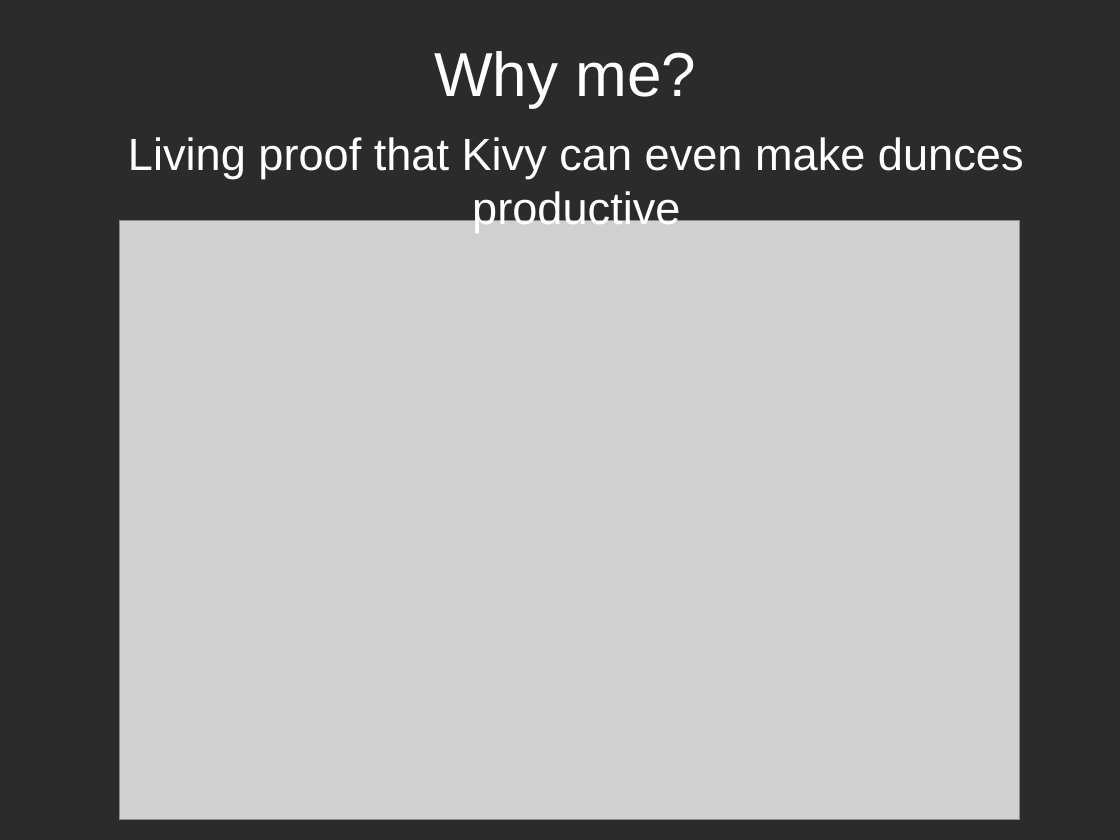
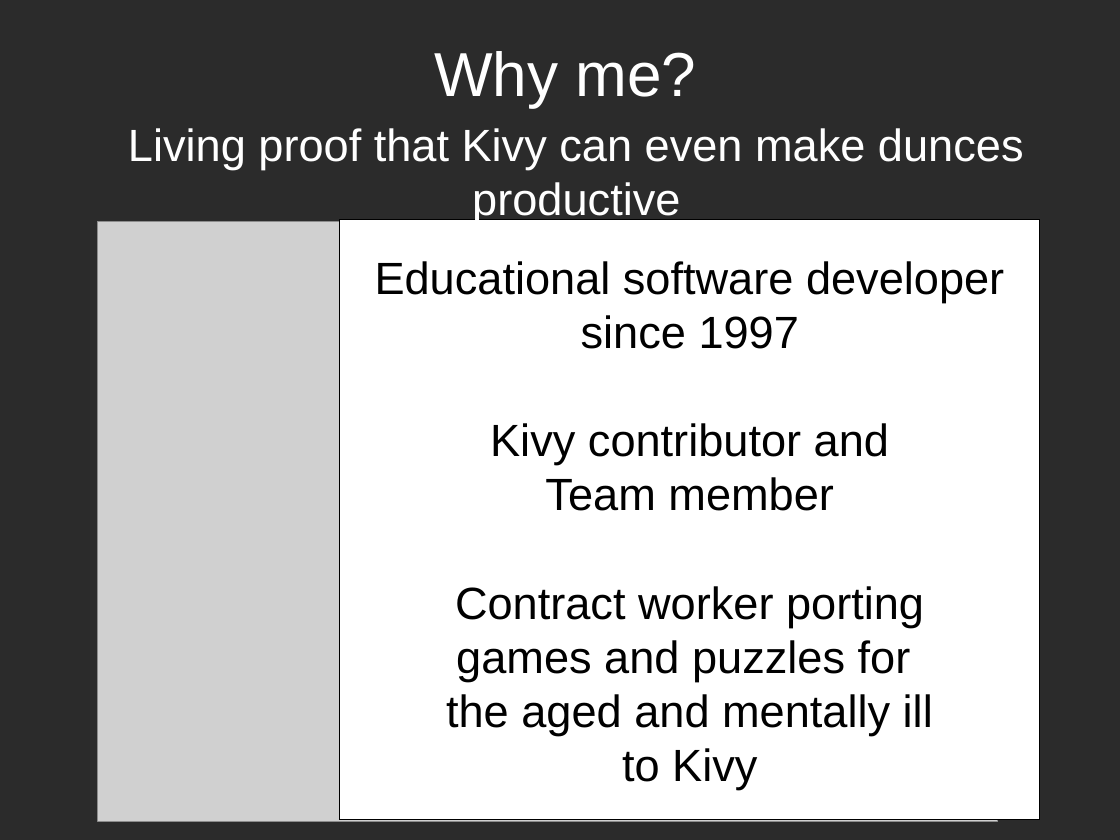
Before and after one commit to Zen-CODE/kivybits, a slide deck: slide 4 of PyCon/ZA 2015/PyCon.odp. Drawn at 1120x840 pixels with LibreOffice and Linux fonts; fonts in the diff are those of the drawing; grey boxes stand for pictures; background and template pictures are left out; a plain dark background stands for a picture behind light text. Boxes give left, top, right and bottom in pixels: in the first picture for what was removed or moved away, otherwise in the second. Text is boxed around its words. In the diff, an @@ line names an element or a change of style, - is before the commit and + after.

```diff
--- a/PyCon/ZA 2015/PyCon.odp
+++ b/PyCon/ZA 2015/PyCon.odp
@@ text "Living proof that Kivy can ...": place and size @@
-text "Living proof that Kivy can ..." at [128, 137, 1024, 232]
+text "Living proof that Kivy can ..." at [128, 128, 1024, 223]
@@ picture: place and size @@
-picture at [120, 221, 1020, 820]
+picture at [98, 222, 998, 821]
@@ rectangle added at [340, 221, 1041, 821], fill #FFFFFF, outline #000000 0 pt, 32 pt, text #000000 @@
+Educational software developer
+since 1997
+Kivy contributor and
+Team member
+Contract worker porting
+games and puzzles for
+the aged and mentally ill
+to Kivy
```
Also in this commit, not shown: 2 other slides changed, 2 slides removed, 1 other file.
